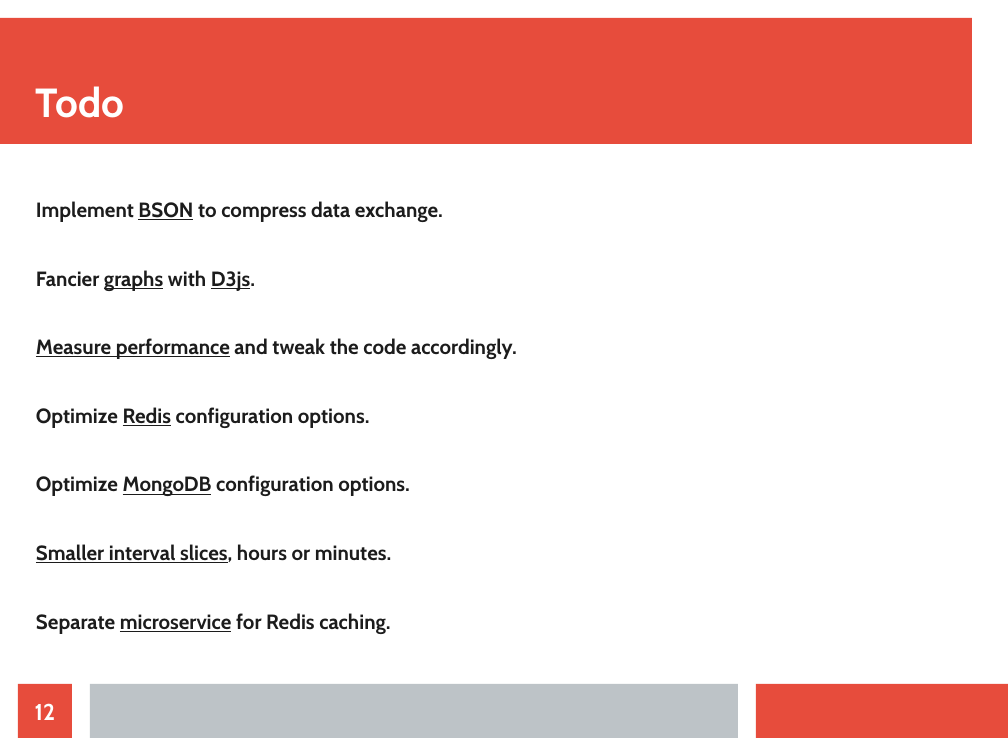
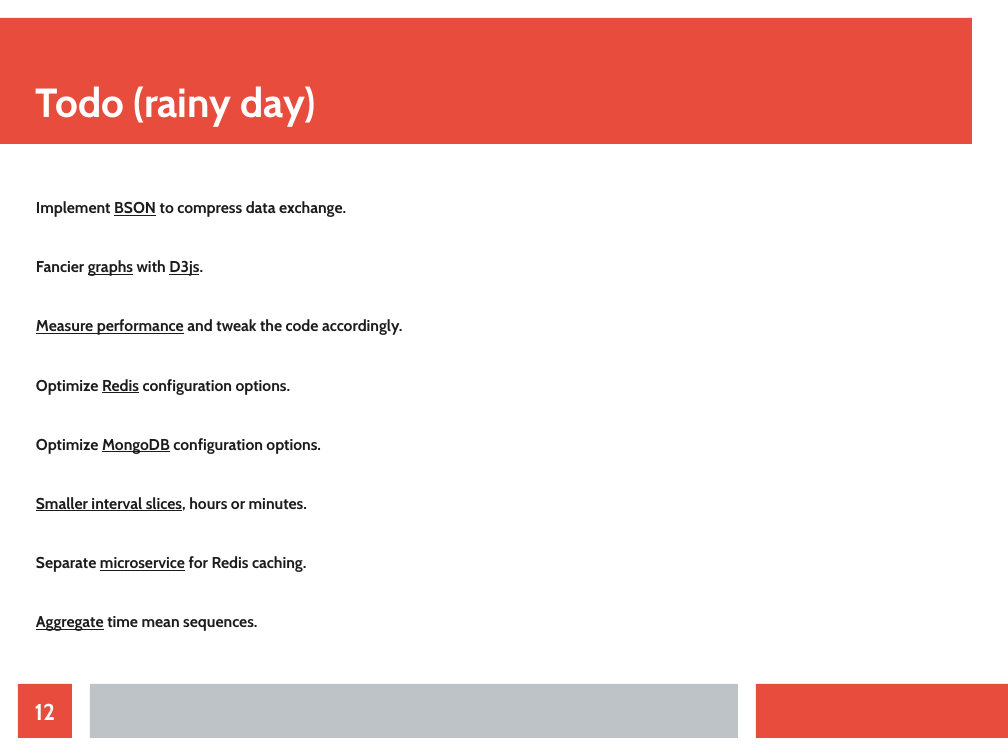
Before and after one commit to kgish/viriciti-assignment-export, a slide deck: slide 12 of presentation.odp. Drawn at 1008x756 pixels with LibreOffice and Linux fonts; fonts in the diff are those of the drawing. Boxes give left, top, right and bottom in pixels: in the first picture for what was removed or moved away, otherwise in the second. Text is boxed around its words. In the diff, an @@ line names an element or a change of style, - is before the commit and + after.

Commit message:
Presentation and spelling readme.

```diff
--- a/presentation.odp
+++ b/presentation.odp
@@ title at [36,86,315,127]: text changed @@
-Todo
+Todo (rainy day)
@@ text at [36,201,403,572]: size 16.2 to 12.3 pt @@
@@ text at [36,616,257,631]: paragraph added @@
+Aggregate time mean sequences.
```
Also in this commit, not shown: 2 other slides changed, 1 slide added.
